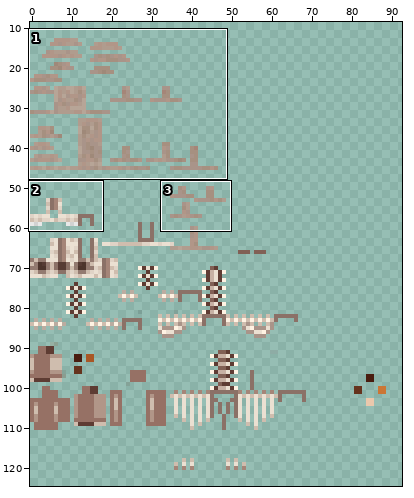
A sprite sheet gets an edit: src/main/resources/assets/fossil/textures/model/megaloceros_0/megaloceros_skeleton.png. Above, an overview of the earlier version with the close-up marked.
Close-up. The starting point:
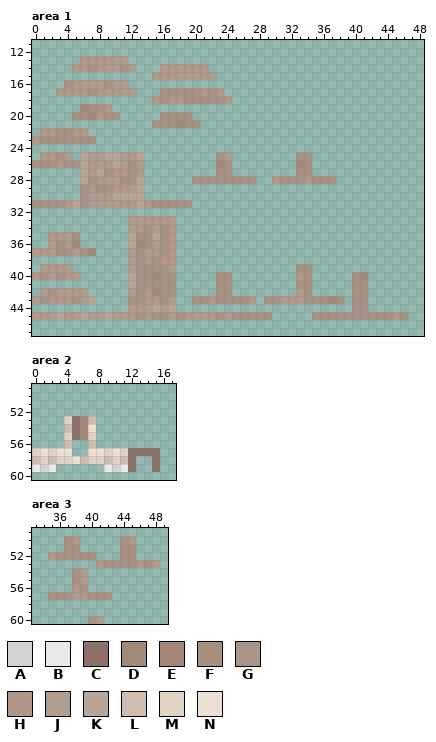
The file is 128x128 pixels. Pixels under 10% opacity are left out. Colours within 5 levels of each other are drawn and written as one. Shown: area 1: x 0..48, y 11..47; area 2: x 0..17, y 49..60; area 3: x 33..49, y 49..60. The wide view leaves out empty margins. The commit also changed other parts of the picture, which this record leaves out.
Palette (. is transparent): A #d2d2d2  B #e8e8e8  C #8b7167  D #9f8979  E #a58578  F #a69080  G #a99489  H #b19688  J #b09c8e  K #b7a597  L #cfbdae  M #e0d3c6  N #ebe0d2
After:
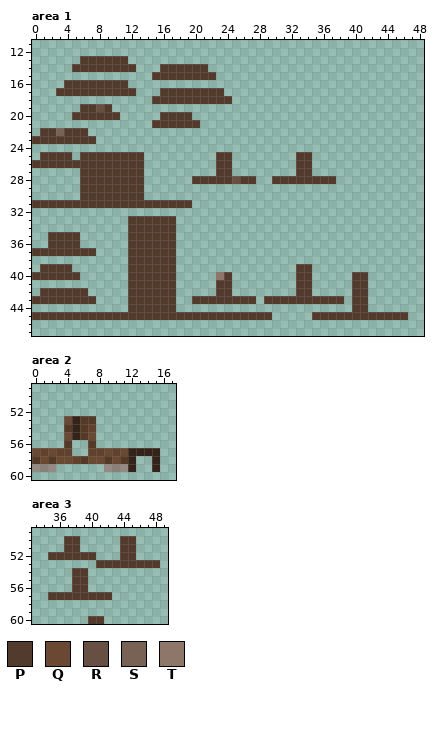
Colours new in this view: P #523b2d  Q #6b4831  R #675041  S #786253  T #8e7768
Change:
@@ palette @@
-A #d2d2d2
+A #8b8079
-B #e8e8e8
+B #968b84
-C #8b7167
+C #342318
-L #cfbdae
+L #543926
-N #ebe0d2
+N #63422d
--- area 1
@@ x 0..48 @@
 12 .................................................
-13 ......HHHHJJ.....................................
-14 .....HHGHJJGJ...JHJHHH...........................
-15 ...............HHHJJJHJ..........................
-16 ....GHJJJGJJ.....................................
-17 ...HHHHGHJHJJ...GFGFGHGH.........................
-18 ...............HGHHFFFGGH........................
-19 ......DFGH.......................................
-20 .....FFDHGG.....FFFF.............................
-21 ...............GGFDFF............................
-22 .HHGFHH..........................................
-23 HFFFGGFF.........................................
+13 ......PPPPPP.....................................
+14 .....PPPPPPPP...PPPPPP...........................
+15 ...............PPPPPPPP..........................
+16 ....PPPPPPPP.....................................
+17 ...PPPPPPPPPP...PPPPPPPP.........................
+18 ...............PPPPPPPPPP........................
+19 ......PPRP.......................................
+20 .....PPPPPP.....PPPP.............................
+21 ...............PPPPPP............................
+22 .PPSPPP..........................................
+23 PPPPPPPP.........................................
 24 .................................................
-25 .HHGJ.KJJKKJHK.........GJ........GG..............
-26 GFGHGGKHJHKJFJ.........EG........EF..............
-27 ......KHKGHHGH.........FG........FF..............
-28 ......KGHJJFGK......GGGGFFGG..HGGGHFFG...........
-29 ......GHFGHHJK...................................
-30 ......GJJHKKKK...................................
-31 FGGGHKGJJJJHHKHFFFGG.............................
+25 .PPPP.PPPPPPPP.........PP........PP..............
+26 PPPPPPPPPPPPPP.........PP........PP..............
+27 ......PPPPPPPP.........PP........PP..............
+28 ......PPPPPPPP......PPPPPRPP..PPPPPPPP...........
+29 ......PPPPPPPP...................................
+30 ......PPPPPPPP...................................
+31 PPPPPPPPPPPPPPPPPPPP.............................
 32 .................................................
-33 ............JJHHHJ...............................
-34 ............JHGJFH...............................
-35 ..HHJF......KFFKFH...............................
-36 ..JFHD......KDFJGH...............................
-37 JHJFGJGD....JFJHGH...............................
-38 ............JGHGHH...............................
-39 .JHHJ.......JGFGGJ...............FF..............
-40 HGJGHJ......KGFDGG.....FF........HG.....FE.......
-41 ............KGGFGF.....FG........GF.....FF.......
-42 .JGJJHJ.....JFHDGG.....GF........JF.....GF.......
-43 JGHHHGJK....GGHHFJ..GFHFGFFH.GGJHJGGFDF.FF.......
-44 ............JHJKJK......................GG.......
-45 JHJKHJKJJKJJHGHGFJGHJJHGJGFGGF.....GFFGGGGGFFHF..
+33 ............PPPPPP...............................
+34 ............PPPPPP...............................
+35 ..PPPP......PPPPPP...............................
+36 ..PPPP......PPPPPP...............................
+37 PPPPPPPP....PPPPPP...............................
+38 ............PPPPPP...............................
+39 .PPPP.......PPPPPP...............PP..............
+40 PPPPPP......PPPPPP.....TP........PP.....PP.......
+41 ............PPPPPP.....PP........PP.....PP.......
+42 .PPPPPP.....PPPPPP.....PP........PP.....PP.......
+43 PPPPPPPP....PPPPPP..PPPPPPPP.PPPPPPPPPP.PP.......
+44 ............PPPPPP......................PP.......
+45 PPPPPPPPPPPPPPPPPPPPPPPPPPPPPP.....PPPPPPPPPPPP..
 46 .................................................
--- area 2
@@ x 0..17 @@
 52 ..................
-53 ....MCEL..........
-54 ....LCEN..........
-55 ....MCEM..........
+53 ....QCLL..........
+54 ....LCLN..........
+55 ....QCLQ..........
 56 ....L..L..........
-57 MNMNN..NNMNMCCCC..
-58 LMLMMNLMMLMLC..C..
+57 QNQNN..NNQNQCCCC..
+58 LQLQQNLQQLQLC..C..
 59 BAB......BABC..C..
--- area 3
@@ x 33..49 @@
 49 .................
-50 ....FH.....GH....
-51 ....GF.....FF....
-52 ..HGGGFF...FF....
-53 ........HGGGFHFJ.
-54 .....GJ..........
-55 .....FJ..........
-56 .....HG..........
-57 ..GFGJHGFG.......
+50 ....PP.....PP....
+51 ....PP.....PP....
+52 ..PPPPPP...PP....
+53 ........PPPPPPPP.
+54 .....PP..........
+55 .....PP..........
+56 .....PP..........
+57 ..PPPPPPPP.......
 58 .................
 59 .................
-60 .......GJ........
+60 .......PP........
Changed places in both close-ups, as pixel boxes (x1, y1, x2, y2):
changed: (32, 56, 408, 320)
changed: (32, 416, 160, 472)
changed: (48, 536, 160, 624)
